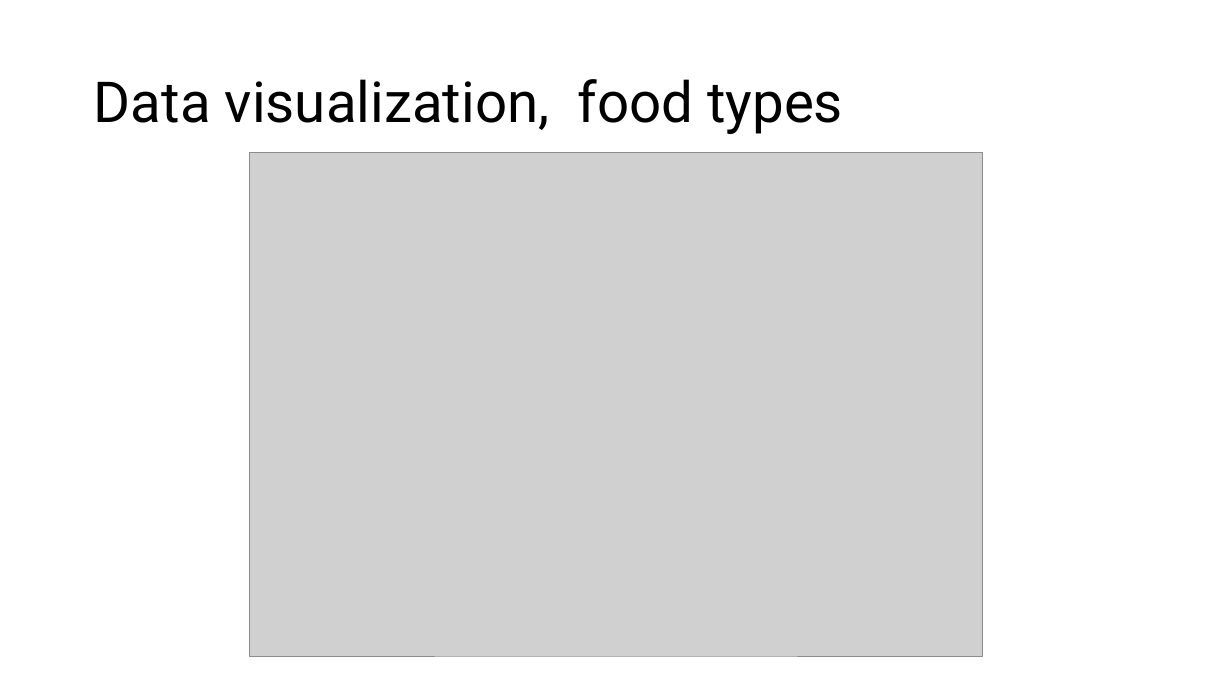
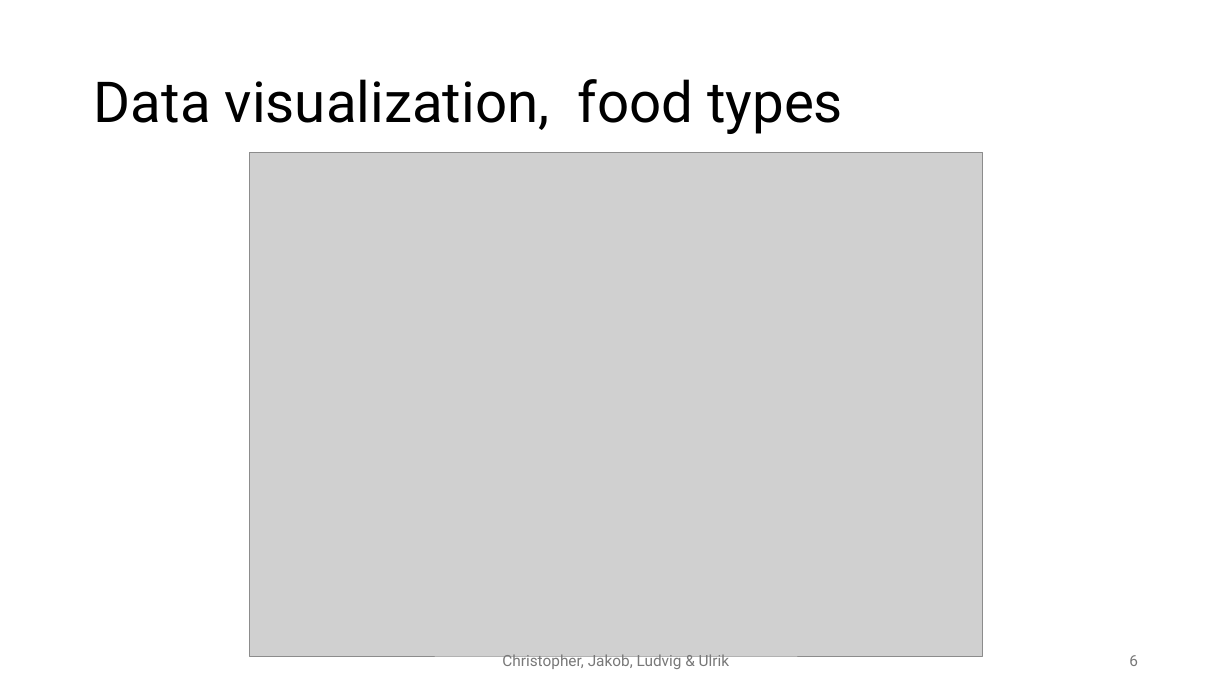
Before and after one commit to JakobFugl/scrandle_ml_project, a slide deck: slide 6 of power_point_folder/power_point_project.pptx. Drawn at 1232x693 pixels with LibreOffice and Linux fonts; fonts in the diff are those of the drawing; grey boxes stand for pictures. Boxes give left, top, right and bottom in pixels: in the first picture for what was removed or moved away, otherwise in the second. Text is boxed around its words. In the diff, an @@ line names an element or a change of style, - is before the commit and + after.

```diff
--- a/power_point_folder/power_point_project.pptx
+++ b/power_point_folder/power_point_project.pptx
@@ text added at box(502, 654, 729, 669), 12 pt, text #797979 @@
+Christopher, Jakob, Ludvig & Ulrik
@@ page number added at box(1129, 655, 1138, 666), 12 pt, text #797979 @@
+6
```
Also in this commit, not shown: 8 other slides changed, 1 other file.
